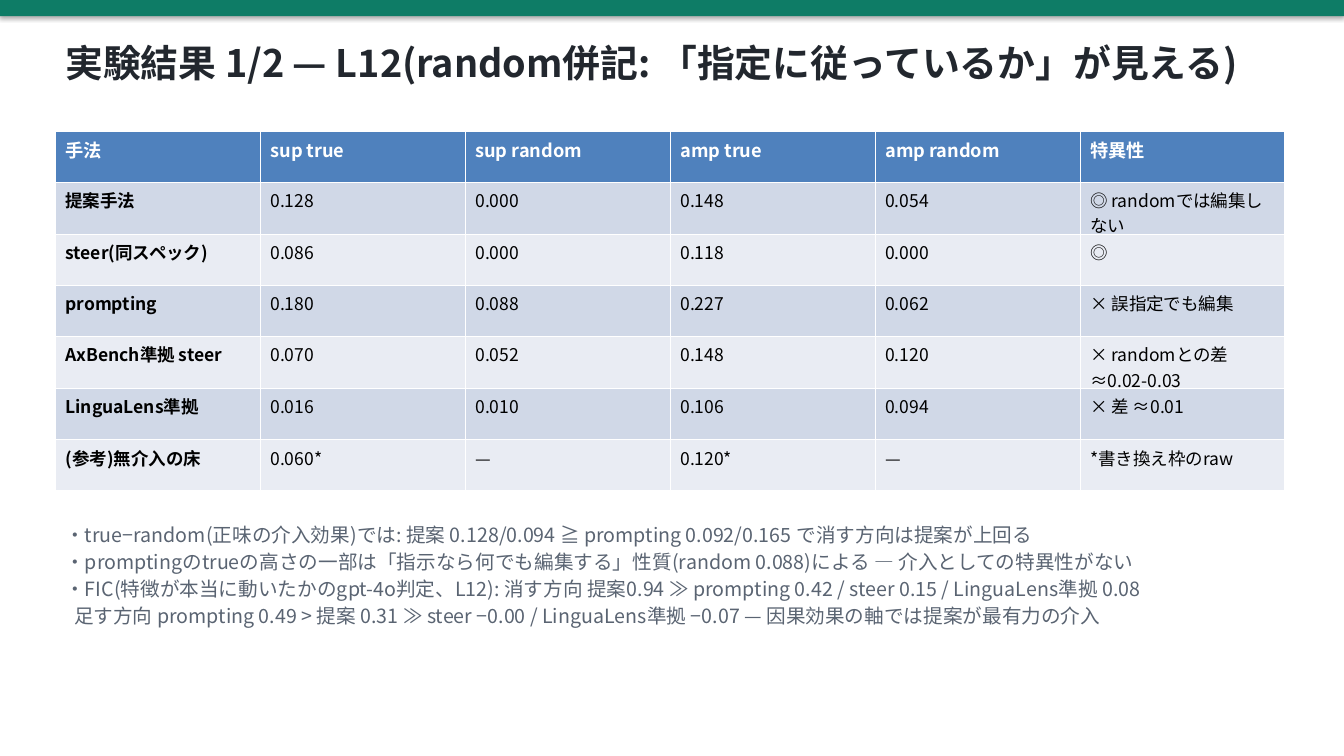
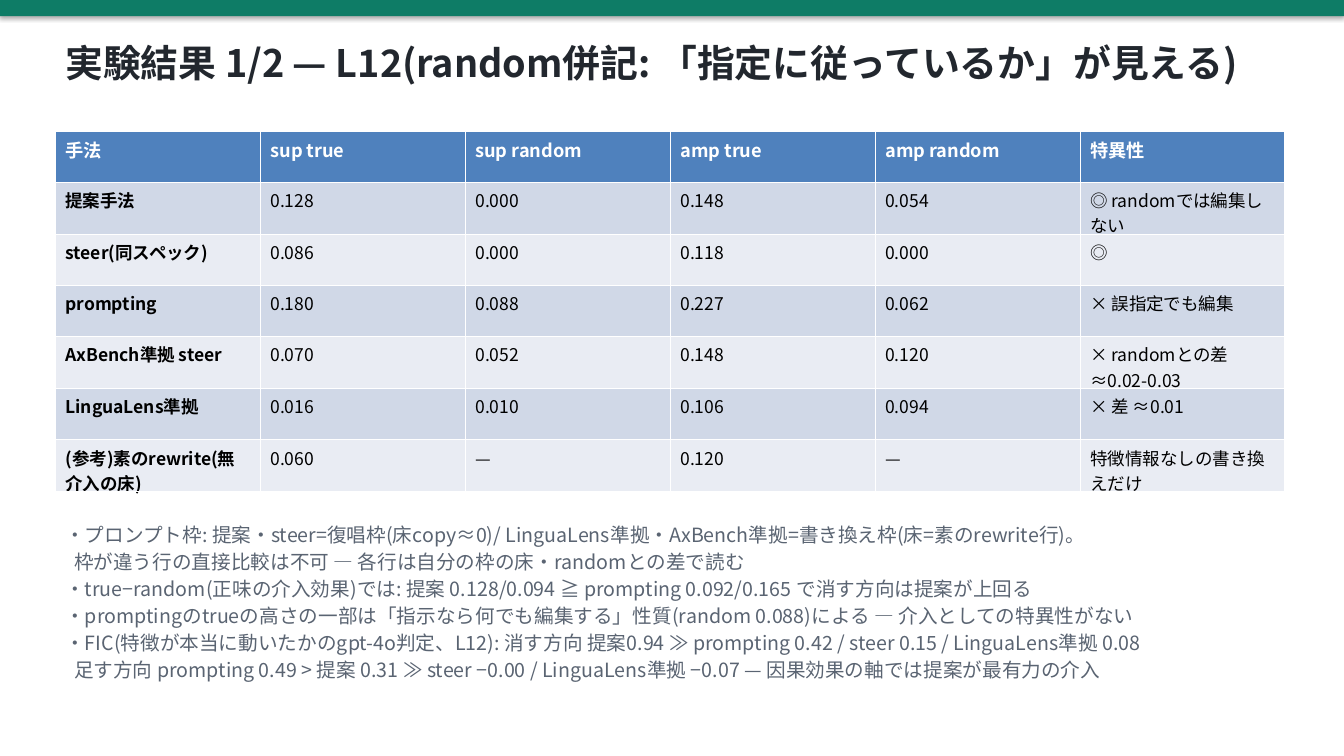
Before and after one commit to yohei-kobashi/SAE-LEWIS, a slide deck: slide 15 of slides/20260722_progress.pptx. Drawn at 1344x756 pixels with LibreOffice and Linux fonts; fonts in the diff are those of the drawing. Boxes give left, top, right and bottom in pixels: in the first picture for what was removed or moved away, otherwise in the second. Text is boxed around its words. In the diff, an @@ line names an element or a change of style, - is before the commit and + after.

```diff
--- a/slides/20260722_progress.pptx
+++ b/slides/20260722_progress.pptx
@@ table at [55,131,1284,498] @@
-row 7: (参考)無介入の床 | 0.060* | — | 0.120* | — | *書き換え枠のraw
+row 7: (参考)素のrewrite(無介入の床) | 0.060 | — | 0.120 | — | 特徴情報なしの書き換えだけ
@@ text at [65,525,1085,571]: paragraphs added @@
+・プロンプト枠: 提案・steer=復唱枠(床copy≈0)/ LinguaLens準拠・AxBench準拠=書き換え枠(床=素のrewrite行)。
+枠が違う行の直接比較は不可 — 各行は自分の枠の床・randomとの差で読む
```
Also in this commit, not shown: 1 other slide changed.
